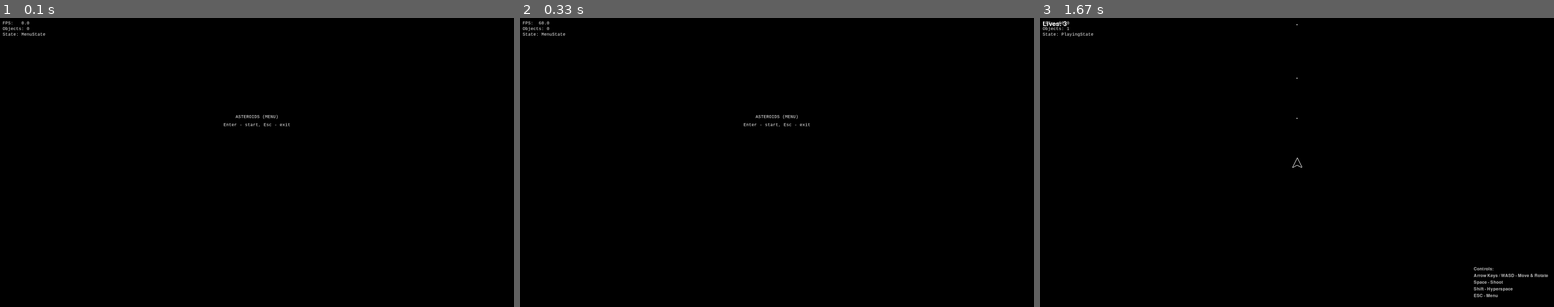
Above: before the commit, frames 1-3 (left to right).
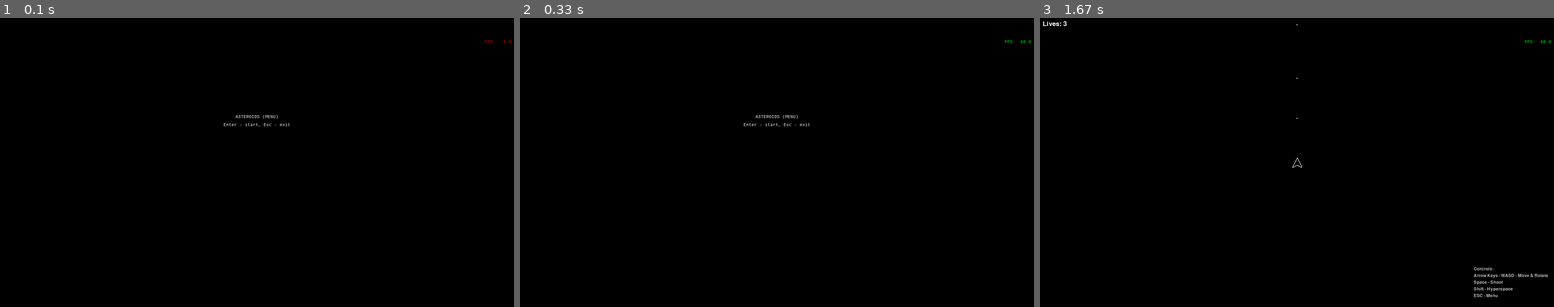
Above: after the commit, the same moments.

Repository: Ger-Ostap12/pyGame_3_kurs
Game: pygame game, started from main.py
The game is run twice, just before and just after one commit, with the same random seed, the same clock (stepped at 60 frames per second) and the same inputs.
Inputs:
- Up to frame 1 (0.1 s): no input
- Up to frame 2 (0.33 s): no input
- Up to frame 3 (1.67 s): tap Enter at 0.33 s; tap Space at 0.67, 1.07, 1.37 s

The runs differ from the first frame. In frame 1, 0.1% of the frame differs, in the area x 0-100%, y 1-9%; in frame 2, 0.1%; in frame 3, 0.1%.

Commit message:
Исправлено расположение текста FPS и других данных

Diff:
--- a/core/game.py
+++ b/core/game.py
@@ -147,14 +147,42 @@
     # --- отладочный overlay ---
 
     def _draw_debug_overlay(self) -> None:
-        lines = [
-            f"FPS: {self.clock.get_fps():5.1f}",
-            f"Objects: {len(self.game_objects)}",
-            f"State: {type(self._current_state).__name__ if self._current_state else 'None'}",
-        ]
+        """Отрисовать только FPS в правом верхнем углу."""
+        try:
+            fps_value = self.clock.get_fps()
+            fps_text = f"FPS: {fps_value:5.1f}"
 
-        x, y = 10, 10
-        for line in lines:
-            surf = self.font.render(line, True, self.text_color)
-            self.screen.blit(surf, (x, y))
-            y += surf.get_height() + 2
+            # Используем яркий цвет для лучшей видимости
+            if fps_value >= 50:
+                fps_color = pygame.Color("lime")
+            elif fps_value >= 30:
+                fps_color = pygame.Color("yellow")
+            else:
+                fps_color = pygame.Color("red")
+
+            # Рендерим текст (используем тот же шрифт, что и в игре)
+            fps_surf = self.font.render(fps_text, True, fps_color)
+
+            if fps_surf is None:
+                # Если шрифт не работает, используем дефолтный
+                default_font = pygame.font.Font(None, 24)
+                fps_surf = default_font.render(fps_text, True, fps_color)
+
+            if fps_surf is None:
+                return
+
+            # Размещаем в правом верхнем углу (под уровнем)
+            x = self.size[0] - fps_surf.get_width() - 10
+            y = 80  # Под UI элементами (Score, Lives находятся на 10 и 40)
+
+            # Рисуем полупрозрачный фон для лучшей читаемости
+            bg_rect = pygame.Rect(x - 5, y - 2, fps_surf.get_width() + 10, fps_surf.get_height() + 4)
+            bg_surface = pygame.Surface((bg_rect.width, bg_rect.height), pygame.SRCALPHA)
+            pygame.draw.rect(bg_surface, (0, 0, 0, 200), (0, 0, bg_rect.width, bg_rect.height))
+            self.screen.blit(bg_surface, bg_rect)
+
+            # Рисуем FPS поверх фона
+            self.screen.blit(fps_surf, (x, y))
+        except Exception:
+            # Если что-то пошло не так, просто игнорируем
+            pass
